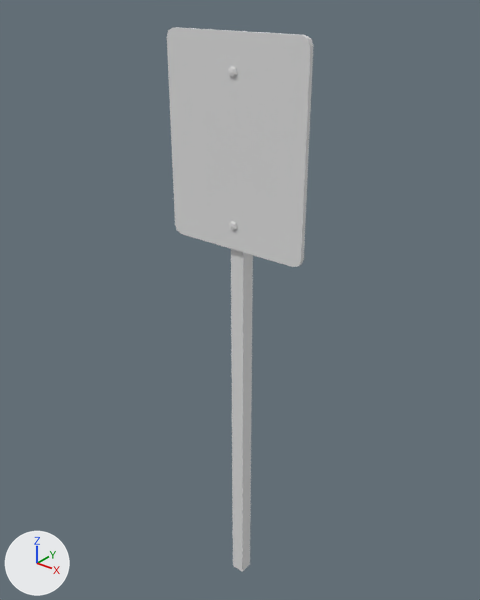
The Blender file models/gilman/sign_25mph_001/sign_25mph_001.blend: old version first, new version second.
One viewpoint serves both versions: a camera (50 mm lens) standing at (1.83, -2.31, 3.22) and looking at (-0.07, 0.07, 1.74). Lighting does not change. The marker at lower left points along +X, +Y and +Z.

In view in the first picture: 'sign_25mph'.
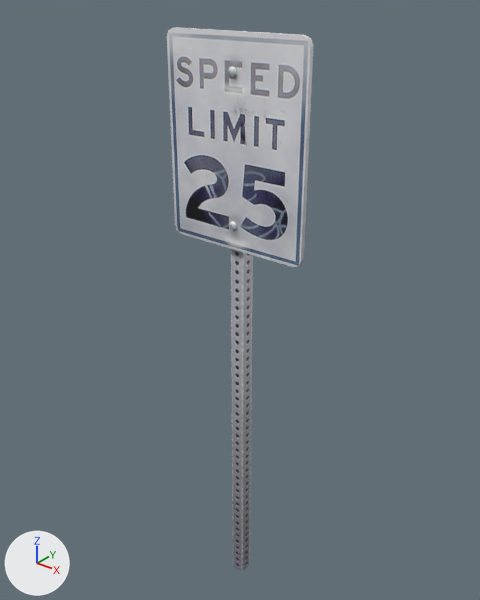
The change in detail:
Picture 'sign_25mph_tx512.png' (img_sign_25mph_tx512_png) is new.
Material 'Material' (mat_material) is new.
Its texture is img_sign_25mph_tx512_png.
me_sign_25mph has 66 vertices, 60 faces and spans x -0.37..0.37, y -0.07..0.04, z 0.0..3.02.
me_sign_25mph no longer uses material mat_sign_25mph_tex (light grey #e1e1e1).
me_sign_25mph now uses material mat_material (picture img_sign_25mph_tx512_png).

What differs and where, as boxes [x1, y1, x2, y2] in the pictures (480 x 600 px):
'sign_25mph', recoloured: [167, 27, 310, 572] in both
